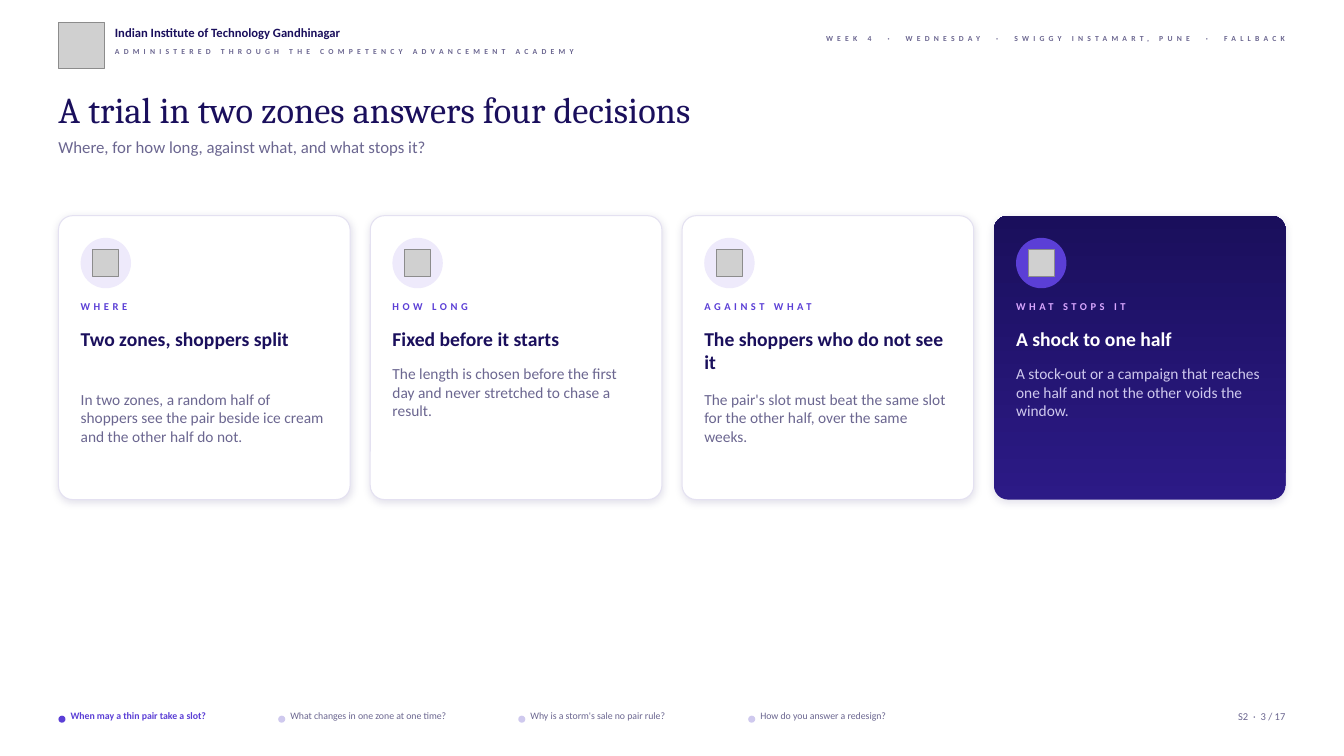
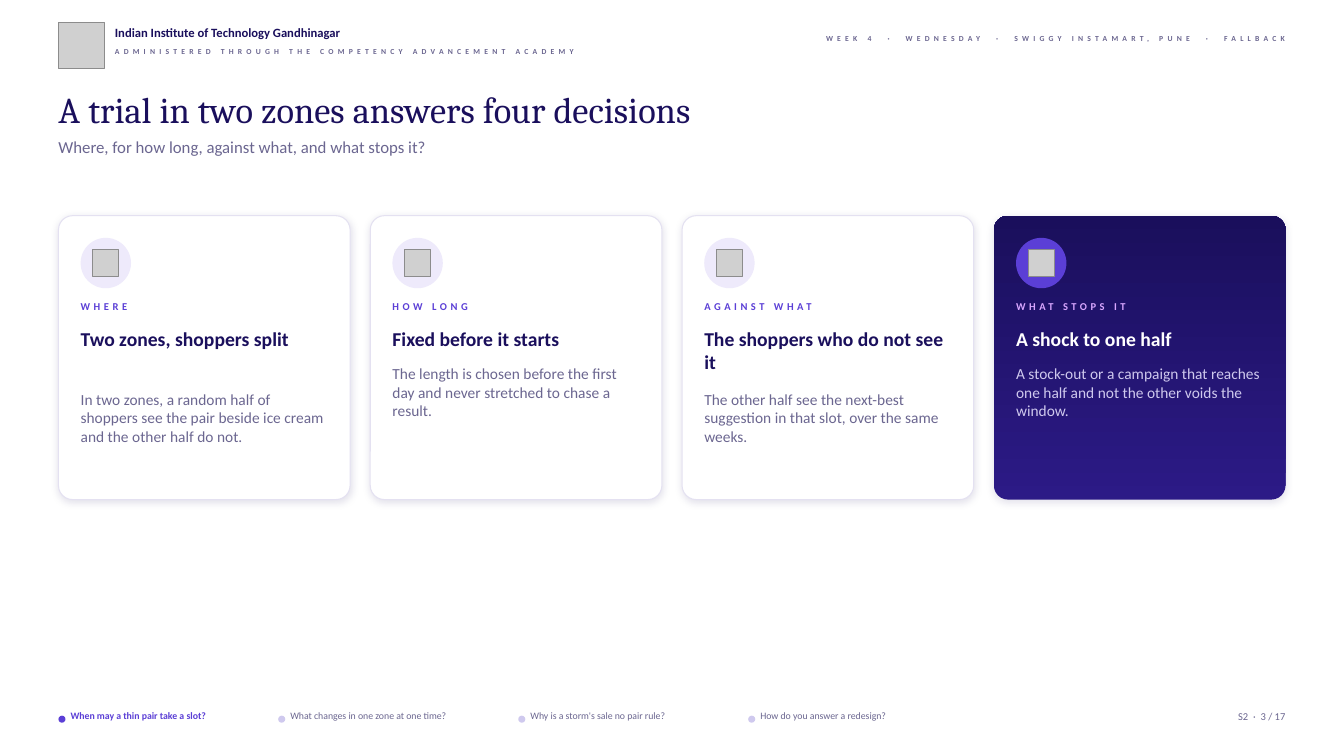
Before and after one commit to fde-academy-lab/c2-content-factory, a slide deck: slide 3 of content/W04/D3/slides/C2_W04_D03_fallback_STUDENT.pptx. Drawn at 1344x756 pixels with LibreOffice and Linux fonts; fonts in the diff are those of the drawing; grey boxes stand for pictures; background and template pictures are left out. Boxes give left, top, right and bottom in pixels: in the first picture for what was removed or moved away, otherwise in the second. Text is boxed around its words. In the diff, an @@ line names an element or a change of style, - is before the commit and + after.

```diff
--- a/content/W04/D3/slides/C2_W04_D03_fallback_STUDENT.pptx
+++ b/content/W04/D3/slides/C2_W04_D03_fallback_STUDENT.pptx
@@ text at (x1=704, y1=394, x2=938, y2=442): text changed @@
-The pair's slot must beat the same slot for the other half, over the same weeks.
+The other half see the next-best suggestion in that slot, over the same weeks.
```
Also in this commit, not shown: 4 other slides changed, 10 other files.
